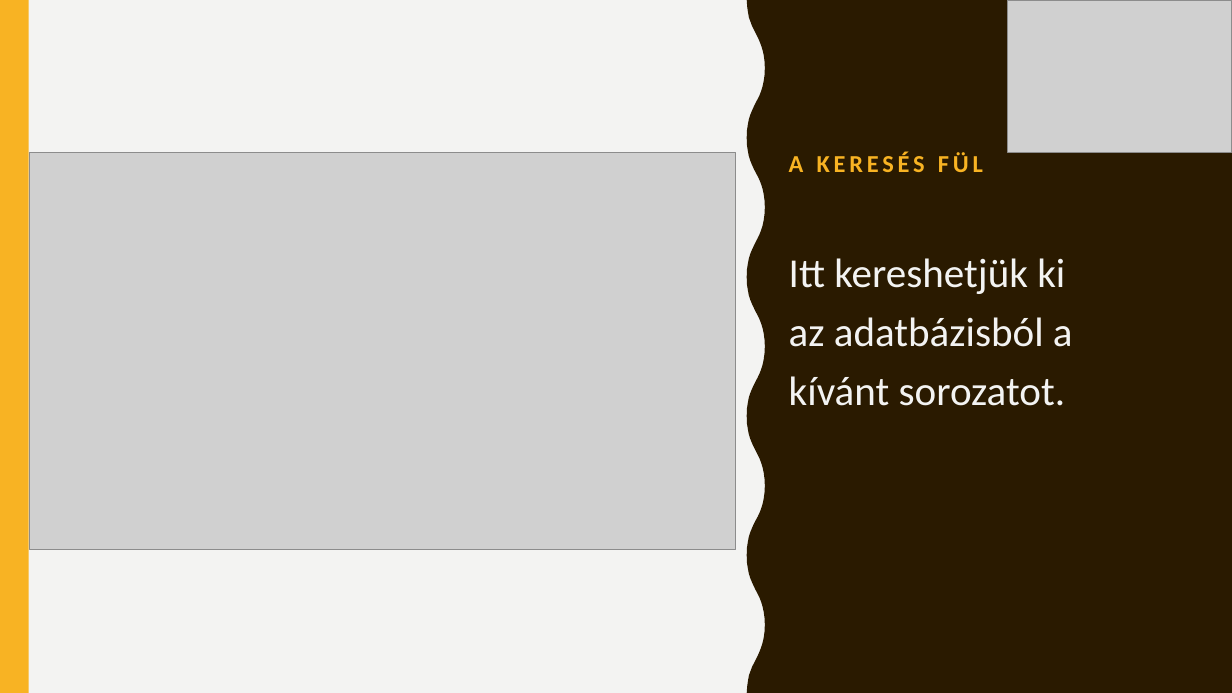
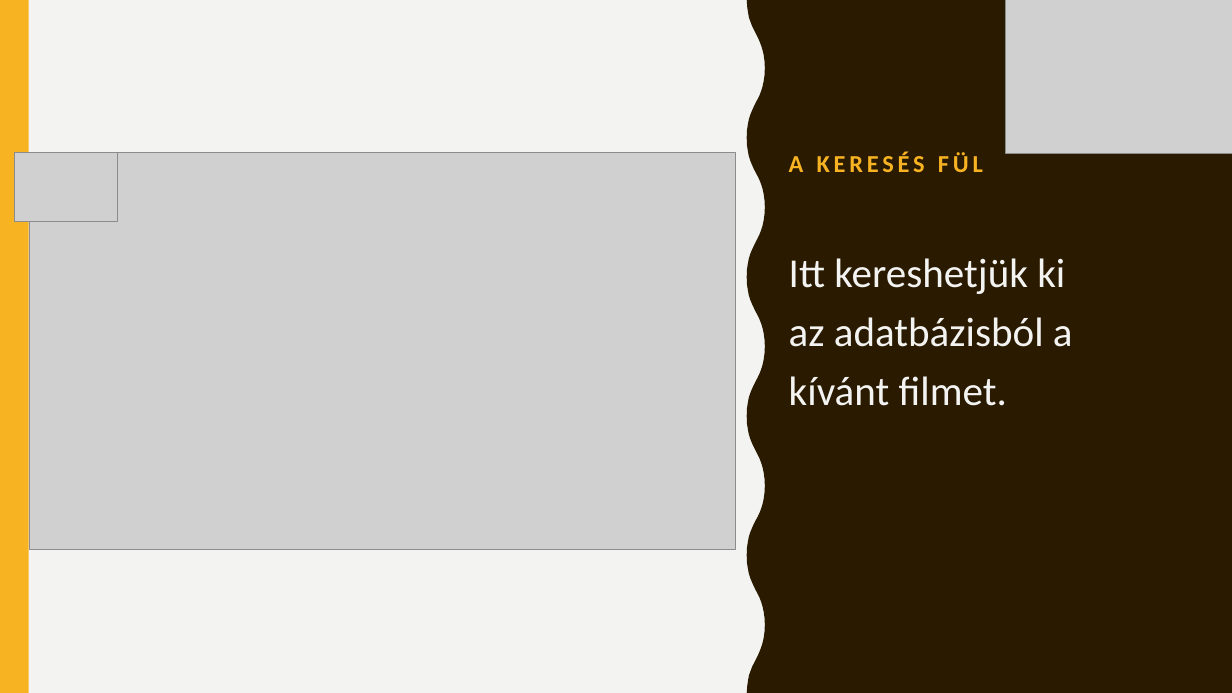
Before and after one commit to zorrrozotya/SFMproject, a slide deck: slide 5 of bemutato/Prezentacio.pptx. Drawn at 1232x693 pixels with LibreOffice and Linux fonts; fonts in the diff are those of the drawing; grey boxes stand for pictures. Boxes give left, top, right and bottom in pixels: in the first picture for what was removed or moved away, otherwise in the second. Text is boxed around its words. In the diff, an @@ line names an element or a change of style, - is before the commit and + after.

```diff
--- a/bemutato/Prezentacio.pptx
+++ b/bemutato/Prezentacio.pptx
@@ picture added at bbox=[1006, 0, 1232, 153] @@
@@ picture added at bbox=[15, 152, 117, 222] @@
@@ text at bbox=[789, 258, 1073, 406]: text changed @@
-Itt kereshetjük ki az adatbázisból a kívánt sorozatot.
+Itt kereshetjük ki az adatbázisból a kívánt filmet.
```
Also in this commit, not shown: 7 other slides changed, 1 slide removed.
